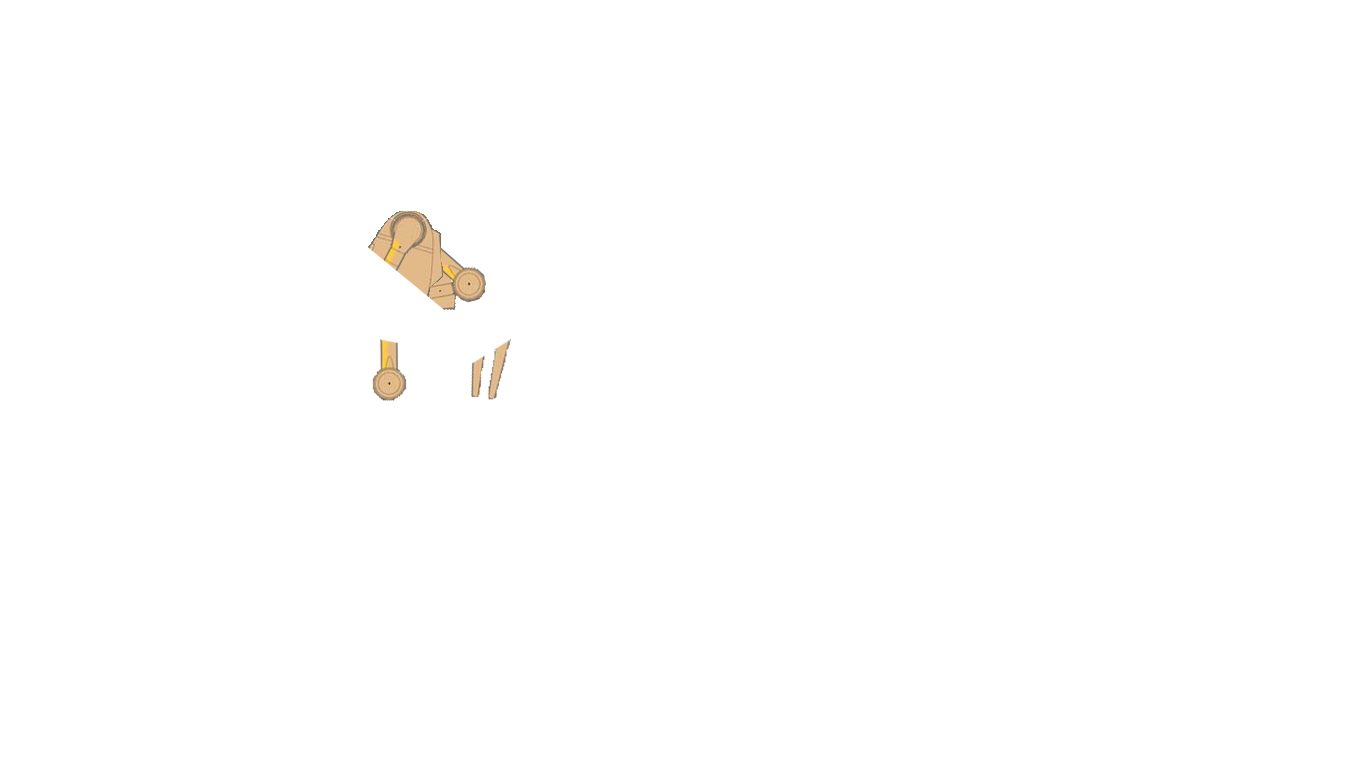
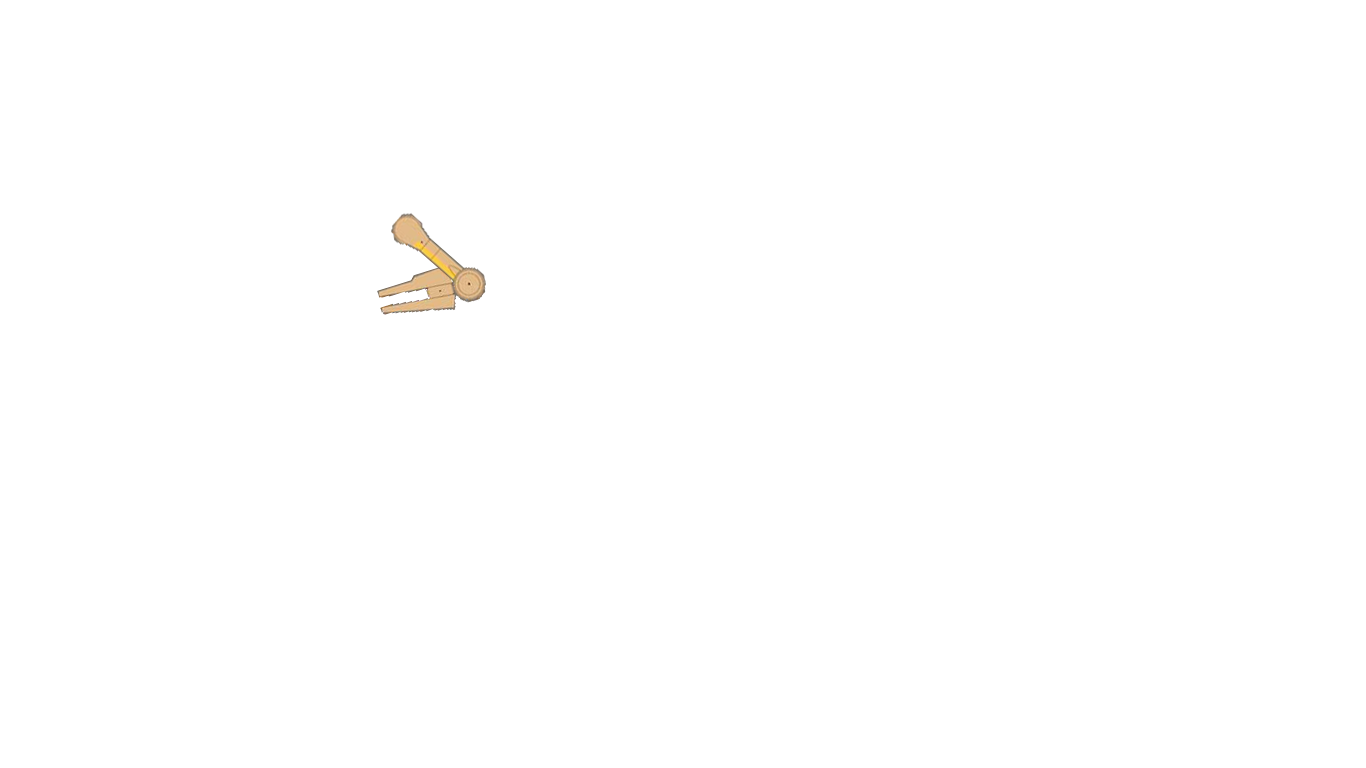
Layered file, before and after one edit (w=1366, h=768). Changes by layer:
hid "Слой 6" over [368, 211, 444, 311]
hid "Слой 10" over [372, 339, 407, 402]
hid "Слой 7 копия" over [471, 339, 511, 400]
showed "Слой 4" over [391, 212, 443, 303]
showed "Слой 3" over [377, 265, 444, 315]
